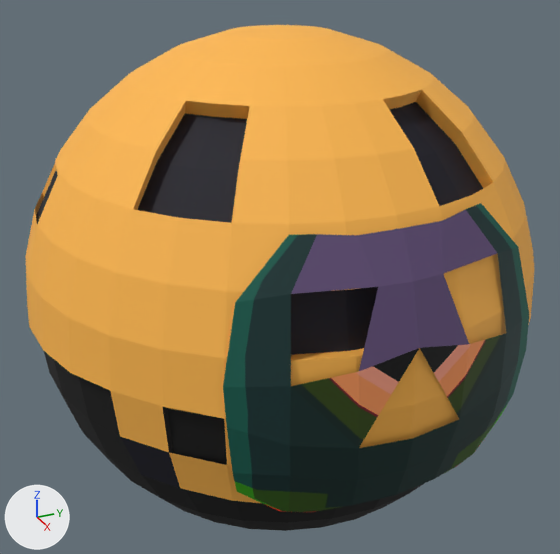
What one commit did to the glTF model Objects/Ball/Ball.glb.
Both versions are drawn from a camera (50 mm lens) standing at (7.6, -3.42, 3.83) and looking at (0.0, 0.0, 0.03). The lights are fixed; the arrows at lower left show +X, +Y and +Z. The older version comes first. Where no turn or scale is listed for an object, it has been applied to the vertices.
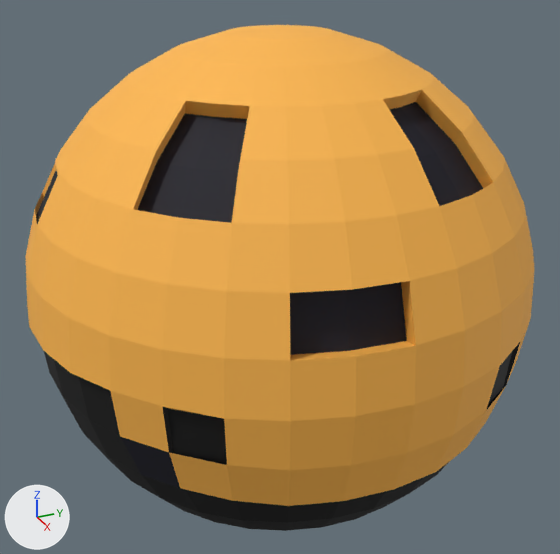
Boxes (x1, y1, x2, y2) around the edits, measured in the pictures (560 x 554 px):
'Cube', deleted
    before: (223, 203, 529, 512)

The change, as a diff of the scene's bpy script:
```diff
--- a/Objects/Ball/Ball.glb.py
+++ b/Objects/Ball/Ball.glb.py
@@ ob_cube @@
-ob_cube = bpy.data.objects.new('Cube', me_cube)
-ob_cube.location = (0.0, 0.0, -0.85)
```
